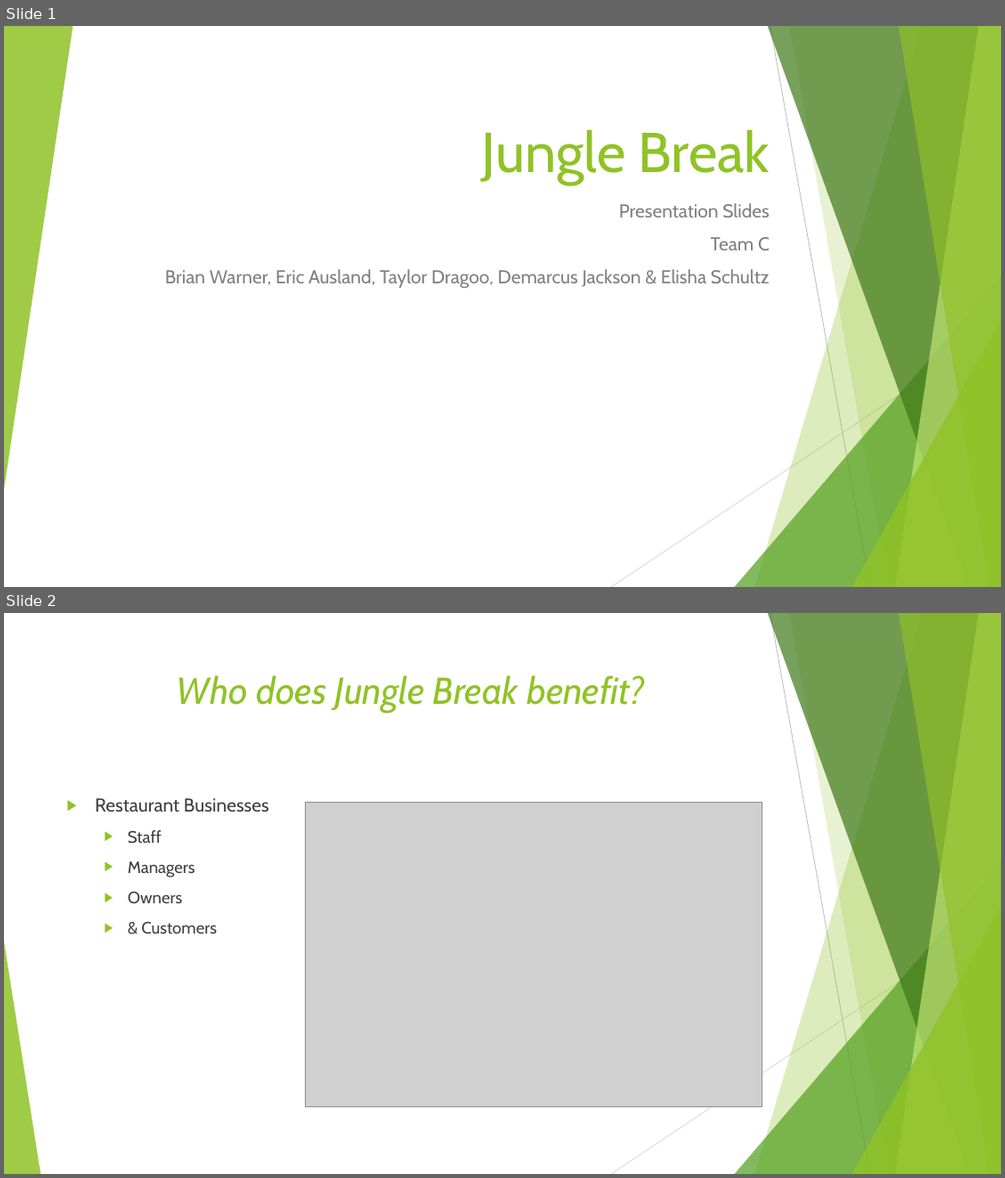
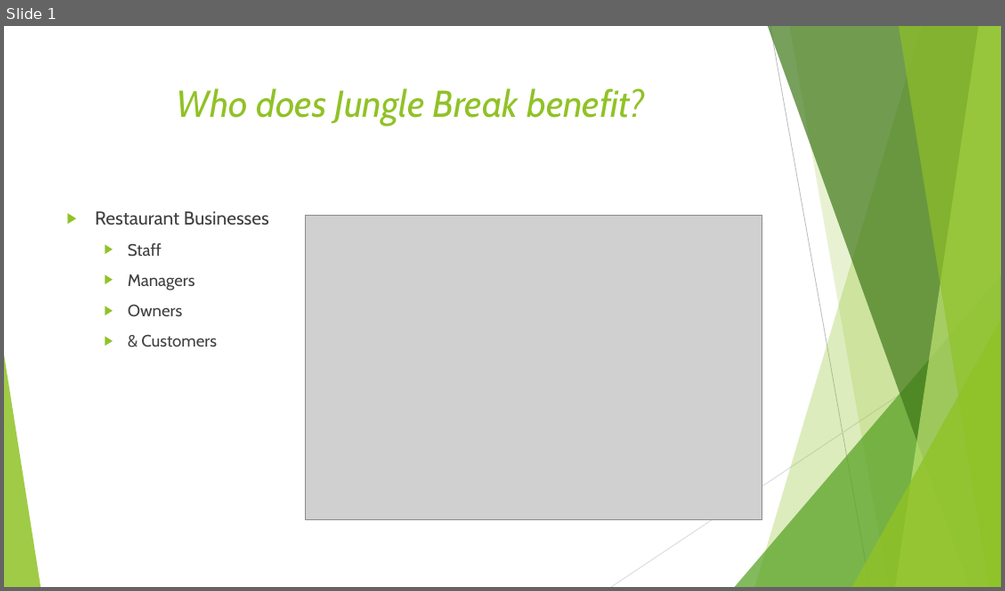
Before and after one commit to CSCI441-Group/project-demo-01, a slide deck: Presentation_Slides.pptx. Shown one above the other, each under a label of ours: slides 1 and 2 before the commit, slide 1 after it. The pictures are 1005x1178 and 1005x591 pixels, drawn with LibreOffice and Linux fonts; fonts in the diff are those of the drawing; grey boxes stand for pictures. Boxes give left, top, right and bottom in pixels: in the first picture for what was removed or moved away, otherwise in the second. Text is boxed around its words. In the diff, an @@ line names an element or a change of style, - is before the commit and + after.

Commit message:
Modification
Removed ReadMe & removed cover page to powerpoint

```diff
--- a/Presentation_Slides.pptx
+++ b/Presentation_Slides.pptx
@@ slide 1 removed at (4, 26, 1001, 587), background #FFFFFF; not listed: 9 template elements that a slide beside it also shows @@
@@ triangle removed at (4, 26, 73, 490) @@
@@ title removed at (482, 129, 769, 185) @@
-Jungle Break
@@ subtitle removed at (165, 203, 769, 288) @@
-Presentation Slides
-Team C
-Brian Warner, Eric Ausland, Taylor Dragoo, Demarcus Jackson & Elisha Schultz
@@ what was slide 2 is now slide 1 @@
```
Also in this commit, not shown: 2 other files.
